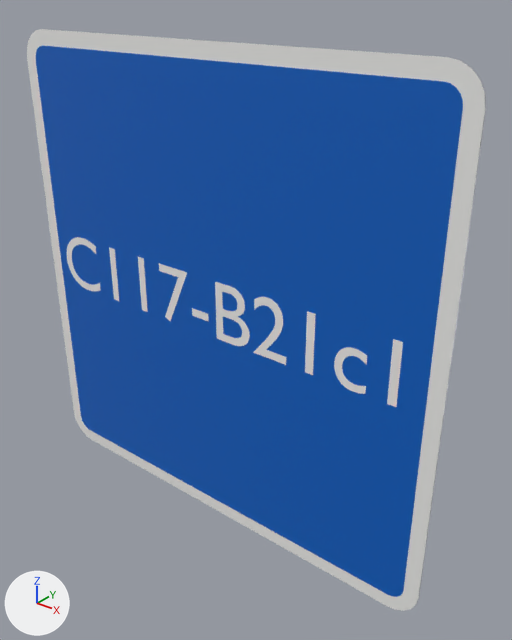
A saved change to the glTF model panneaux/04_C_indication/C117-B21c1.glb.
Both versions are drawn from a camera (50 mm lens) standing at (0.562, -0.61, 0.388) and looking at (0.049, 0.032, -0.01). Lighting does not change. The marker at lower left points along +X, +Y and +Z. The first picture is the older version. Where no turn or scale is listed for an object, it has been applied to the vertices. Vertices at exactly the same position are counted once.

Names of what the first picture shows: 'C117-B21c1_cadre00', 'C117-B21c1_fond01', 'C117-B21c1_txt02' and 1 more.
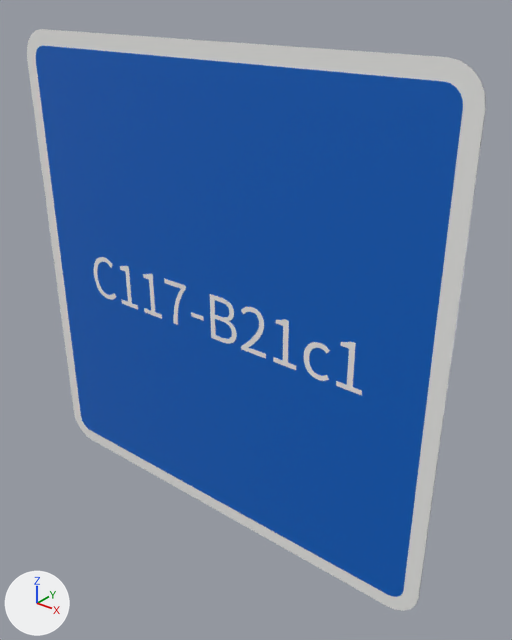
Changed parts and their boxes [x1, y1, x2, y2] in the pictures (512 x 640 px; the box of a moved part takes in the faces that stretch with it):
'C117-B21c1_txt02', reshaped (20% narrower, 18% shorter): before [67, 237, 403, 407]; after [94, 257, 362, 396]
part 1 of me_t_503, added: after [191, 312, 204, 321]
part 2 of me_t_503, rebuilt (21% narrower, 15% taller): before [334, 347, 367, 394]; after [336, 342, 362, 396]
part 3 of me_t_503, rebuilt (21% narrower, 20% shorter): before [159, 263, 187, 322]; after [164, 278, 186, 325]
part 4 of me_t_503, added: after [303, 342, 330, 381]
part 5 of me_t_503, added: after [94, 257, 117, 300]
part 6 of me_t_503, added: after [143, 274, 162, 319]
part 7 of me_t_503, added: after [120, 266, 138, 310]
part 8 of me_t_503, deleted: before [387, 339, 403, 407]
part 9 of me_t_503, deleted: before [192, 308, 209, 322]
part 10 of me_t_503, moved or reshaped: before [215, 282, 316, 375]; after [210, 294, 296, 370]
part 11 of me_t_503, deleted: before [67, 237, 148, 312]

What changed in the scene script:
```text
Change me_t_503:
    used by ob_c117_b21c1_txt02; location = (0.0, -0.002, 0.0)
    remove me_t_503.from_pydata(...)  # 834 vertices, 1636 faces; spans x -0.29..0.272, y 0.0, z -0.036..0.046
    add me_t_503.from_pydata(...)  # 1024 vertices, 2016 faces; spans x -0.229..0.228, y 0.0, z -0.038..0.026
    me_t_503 part 1: a new loose piece, a box spanning x -0.03342..-0.0116, y -0.0002..0.0002, z -0.01629..-0.01032, in mat_blanc_retro (white #f3f3f1)
    me_t_503 part 2: the loose piece of 196 vertices spanning x 0.19..0.232, y 0.0, z -0.036..0.019 is rebuilt with 44 vertices and now spans x 0.194..0.228, y 0.0, z -0.037..0.025
    me_t_503 part 3: the loose piece of 12 vertices spanning x -0.089..-0.037, y 0.0, z -0.036..0.045 is rebuilt with 58 vertices and now spans x -0.08..-0.041, y 0.0, z -0.037..0.025
    me_t_503 part 4: a new loose piece of 196 vertices spanning x 0.147..0.184, y 0.0, z -0.038..0.01, in mat_blanc_retro (white #f3f3f1)
    me_t_503 part 5: a new loose piece of 196 vertices spanning x -0.229..-0.182, y 0.0, z -0.038..0.026, in mat_blanc_retro (white #f3f3f1)
    me_t_503 part 6: a new loose piece of 44 vertices spanning x -0.124..-0.09, y 0.0, z -0.037..0.025, in mat_blanc_retro (white #f3f3f1)
    me_t_503 part 7: a new loose piece of 44 vertices spanning x -0.172..-0.138, y 0.0, z -0.037..0.025, in mat_blanc_retro (white #f3f3f1)
    me_t_503 part 8: the loose piece of 8 vertices spanning x 0.26..0.272, y 0.0, z -0.035..0.045 is deleted
    me_t_503 part 9: the loose piece of 8 vertices spanning x -0.031..-0.003, y 0.0, z -0.015..-0.004 is deleted
    me_t_503 part 10: 392 vertices removed from x 0.011..0.162, y 0.0, z -0.035..0.046; 428 vertices added at x 0.001..0.137, y 0.0, z -0.037..0.026
    me_t_503 part 11: 212 vertices removed from x -0.29..-0.118, y 0.0, z -0.036..0.046
```
